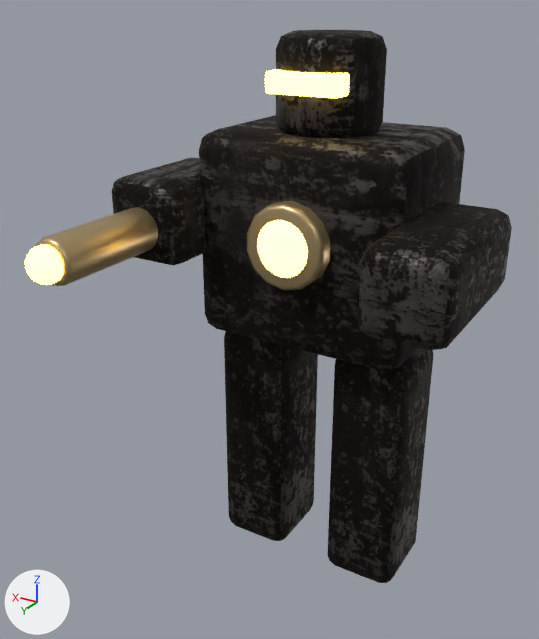
Renders of the glTF model assets/models/boss_juggernaut.glb from each side of a commit.
The view is the same before and after, from a 50 mm lens placed at (-1.34, 2.72, 2.5), pointed at (0.11, 0.31, 1.29). Arrows for +X, +Y and +Z are at lower left; the lights stay in place. The first picture is the older version. Where no turn or scale is listed for an object, it has been applied to the vertices. Vertices at exactly the same position are counted once.

In view in the first picture: 'CannonShoulderR', 'Chassis', 'ClawArmL', 'DomeHelmet', 'FlameBarrel', 'PilotTip', 'PistonLegL', 'PistonLegR', 'PowerCore', 'PowerCoreRim', 'SlitVisor'.
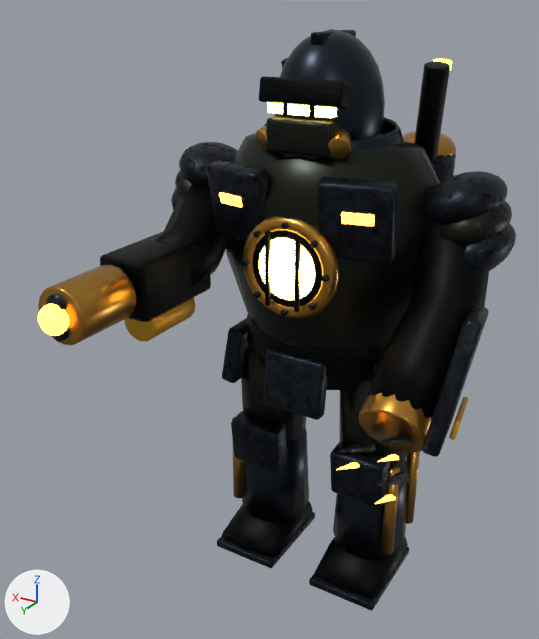
Boxes [x1, y1, x2, y2] around the edits, measured in the pictures (539 x 639 px):
'Torso_Geo', added
    after: [206, 58, 456, 420]
'Chassis', deleted
    before: [199, 115, 465, 370]
'ArmL_Geo', added
    after: [336, 171, 516, 504]
'PistonLegL', reshaped, moved
    before: [327, 348, 433, 583]
    after: [309, 378, 420, 611]
'PistonLegR', recoloured, reshaped, moved (6% taller)
    before: [224, 331, 318, 541]
    after: [217, 345, 315, 568]
'ArmR_Geo', added
    after: [38, 142, 238, 345]
'ClawArmL', deleted
    before: [358, 202, 512, 350]
'DomeHelmet', recoloured, reshaped, moved (16% wider, 20% taller)
    before: [276, 30, 387, 138]
    after: [256, 29, 385, 159]
'CannonShoulderR', deleted
    before: [112, 157, 206, 265]
'FlameBarrel', deleted (beige)
    before: [35, 207, 158, 286]
'PowerCoreRim', deleted (beige)
    before: [247, 201, 330, 290]
'PowerCore', deleted
    before: [257, 220, 308, 278]
'SlitVisor', deleted
    before: [265, 69, 350, 98]
'PilotTip', deleted
    before: [25, 244, 63, 285]
part 3 of me_cylinder_001, added
    after: [256, 29, 385, 159]
part 4 of me_cylinder_001, deleted
    before: [276, 30, 387, 138]

What changed in the scene script:
```text
Change mat_panzerbrass:
    mat_panzerbrass.base_color: (0.48, 0.36, 0.18) -> (0.428, 0.218, 0.0358)  # beige #b8a276 -> brown #af8135
Add mat_panzerolive:
    mat_panzerolive = bpy.data.materials.new('PanzerOlive')
    # uses the picture img_panzer_steel_normal
    # uses the picture img_panzer_steel_rough
    # uses the picture img_panzer_steel_v71_2
Add mat_panzerarmor:
    mat_panzerarmor = bpy.data.materials.new('PanzerArmor')
    # uses the picture img_panzer_steel_normal
    # uses the picture img_panzer_steel_rough
    # uses the picture img_panzer_steel_v71_0
Add mat_panzerchassis:
    mat_panzerchassis = bpy.data.materials.new('PanzerChassis')
    # uses the picture img_gunmetal_normal
    # uses the picture img_gunmetal_rough
    # uses the picture img_gunmetal_v71_1
Change me_cube_004:
    remove me_cube_004.from_pydata(...)  # 56 vertices, 108 faces; spans x -0.17..0.17, y -0.19..0.19, z -1.12..0.0
    remove me_cube_004.materials.append(mat_panzeriron)
    add me_cube_004.from_pydata(...)  # 264 vertices, 500 faces; spans x -0.43..-0.09, y -0.175..0.305, z -0.01..1.094
    me_cube_004 part 1: 56 vertices removed from x -0.17..0.17, y -0.19..0.19, z -1.12..0.0; 264 vertices added at x -0.43..-0.09, y -0.175..0.305, z -0.01..1.094
    add me_cube_004.materials.append(mat_panzerbrass)  # brown #af8135
    add me_cube_004.materials.append(mat_panzerolive)
    add me_cube_004.materials.append(mat_panzerarmor)
    add me_cube_004.materials.append(mat_panzerchassis)
Change me_cube_005:
    remove me_cube_005.from_pydata(...)  # 56 vertices, 108 faces; spans x -0.17..0.17, y -0.19..0.19, z -1.12..0.0
    remove me_cube_005.materials.append(mat_panzeriron)
    add me_cube_005.from_pydata(...)  # 264 vertices, 500 faces; spans x 0.09..0.43, y -0.175..0.305, z -0.01..1.094
    me_cube_005 part 2: 56 vertices removed from x -0.17..0.17, y -0.19..0.19, z -1.12..0.0; 264 vertices added at x 0.09..0.43, y -0.175..0.305, z -0.01..1.094
    add me_cube_005.materials.append(mat_panzerbrass)  # brown #af8135
    add me_cube_005.materials.append(mat_panzerolive)
    add me_cube_005.materials.append(mat_panzerarmor)
    add me_cube_005.materials.append(mat_panzerchassis)
Change me_cylinder_001:
    remove me_cylinder_001.from_pydata(...)  # 84 vertices, 164 faces; spans x -0.205..0.205, y -0.21..0.21, z -0.03..0.35
    remove me_cylinder_001.materials.append(mat_panzeriron)
    add me_cylinder_001.from_pydata(...)  # 806 vertices, 1576 faces; spans x -0.21..0.21, y -0.179..0.3, z 1.904..2.398
    me_cylinder_001 part 3: 806 vertices added at x -0.21..0.21, y -0.179..0.3, z 1.904..2.398
    me_cylinder_001 part 4: 84 vertices removed from x -0.205..0.205, y -0.21..0.21, z -0.03..0.35
    add me_cylinder_001.materials.append(mat_panzerbrass)  # brown #af8135
    add me_cylinder_001.materials.append(mat_panzerarmor)
    add me_cylinder_001.materials.append(mat_panzerchassis)
    add me_cylinder_001.materials.append(mat_panzerpowercore)  # yellow #ffdd69, glowing yellow #ffdd69
    add me_cylinder_001.materials.append(mat_panzerolive)
Change ob_pistonlegl:
    ob_pistonlegl.location: (-0.28, 0.0, 1.15) -> (0.0, 0.0, 0.0)
Change ob_pistonlegr:
    ob_pistonlegr.location: (0.28, 0.0, 1.15) -> (0.0, 0.0, 0.0)
Remove ob_clawarml:
    ob_clawarml = bpy.data.objects.new('ClawArmL', me_cube_002)
Remove ob_cannonshoulderr:
    ob_cannonshoulderr = bpy.data.objects.new('CannonShoulderR', me_cube_003)
Remove ob_flamebarrel:
    ob_flamebarrel = bpy.data.objects.new('FlameBarrel', me_cylinder_002)
Remove ob_pilottip:
    ob_pilottip = bpy.data.objects.new('PilotTip', me_sphere_001)
Remove ob_chassis:
    ob_chassis = bpy.data.objects.new('Chassis', me_cube)
Change ob_domehelmet:
    ob_domehelmet.location: (0.0, 0.04, 2.04) -> (0.0, 0.0, 0.0)
Remove ob_slitvisor:
    ob_slitvisor = bpy.data.objects.new('SlitVisor', me_cube_001)
Remove ob_powercore:
    ob_powercore = bpy.data.objects.new('PowerCore', me_sphere)
Remove ob_powercorerim:
    ob_powercorerim = bpy.data.objects.new('PowerCoreRim', me_cylinder)
Add ob_torso_geo:
    ob_torso_geo = bpy.data.objects.new('Torso_Geo', me_cylinder_002_1)  # 3184 vertices, 6236 faces; spans x -0.51..0.51, y -0.564..0.41, z 0.883..2.283; in mat_furnaceheat (orange #ffa23f, glowing orange #ffa23f), mat_hazardyellow (yellow #c89513), mat_panzerbrass (brown #af8135), mat_panzerpowercore (yellow #ffdd69, glowing yellow #ffdd69)
    ob_torso_geo.location = (0.0, 0.0, 0.0)
Add ob_armr_geo:
    ob_armr_geo = bpy.data.objects.new('ArmR_Geo', me_cylinder_022)  # 1194 vertices, 2344 faces; spans x 0.332..0.754, y -0.327..1.118, z 1.23..1.923; in mat_panzerbrass (brown #af8135), mat_hazardyellow (yellow #c89513), mat_furnaceheat (orange #ffa23f, glowing orange #ffa23f), mat_fuelbraidedhose (black #0d0d0d)
    ob_armr_geo.location = (0.0, 0.0, 0.0)
Add ob_arml_geo:
    ob_arml_geo = bpy.data.objects.new('ArmL_Geo', me_cube_018)  # 884 vertices, 1716 faces; spans x -0.794..-0.401, y -0.16..0.818, z 0.902..1.923; in mat_hazardyellow (yellow #c89513), mat_panzerbrass (brown #af8135), mat_furnaceheat (orange #ffa23f, glowing orange #ffa23f)
    ob_arml_geo.location = (0.0, 0.0, 0.0)
```
